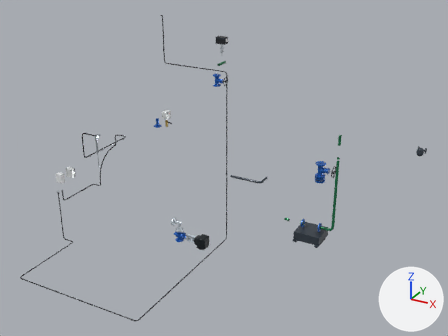
Two versions of the glTF model src/assets/ratings/1500/s4000-7.glb, one commit apart.
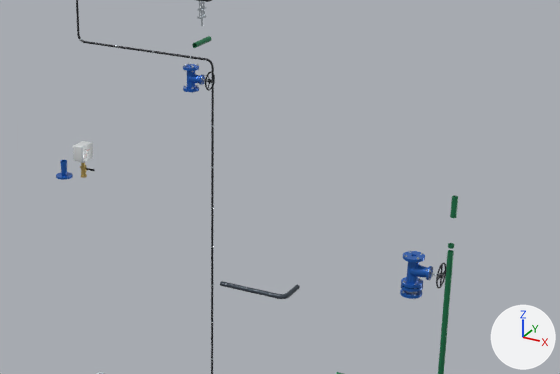
Each version appears first whole from a camera (50 mm lens) standing at (5.03, -7.22, 4.97) and looking at (0.74, 0.58, 1.07), and next in a close-up on the part from 28% to 87% of the width and 13% to 65% of the height. The axes (+X, +Y, +Z) are drawn at lower right. The lights are the same throughout. The last two pictures show the newer version. Where no turn or scale is listed for an object, it has been applied to the vertices.

Names of what the first close-up shows: 'bottom_bypass_before / dark', 'gpz_drive_cable / black', 'instrument_valve / instrument_valve_0.npz', 'mod_direct_bypass / green', 'pump_branch_2 / green', 'pump_out_valve_1 / blue' and 7 more.
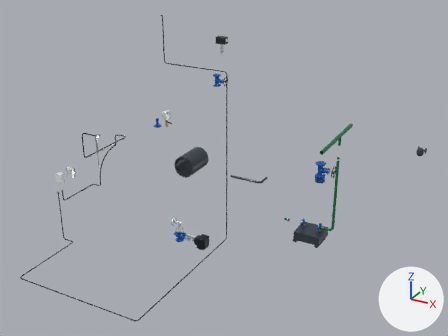
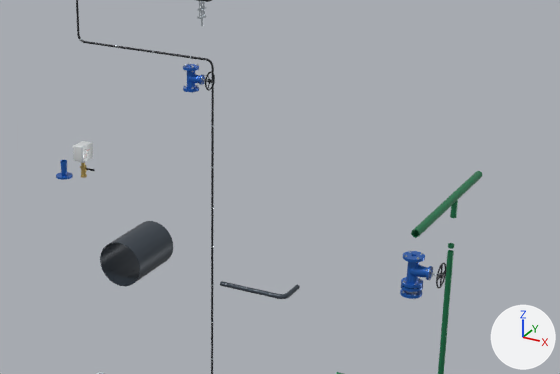
What differs and where, as boxes [x1, y1, x2, y2] in the close-ups (560 x 374 px):
'flue_spacer / dark', added: after [100, 221, 173, 286]
'pump_delivery / green', added (green): after [411, 171, 482, 238]
'mod_direct_bypass / green', deleted: before [192, 36, 212, 48]

What changed in the scene script:
```text
Add me_flue_spacer___dark:
    me_flue_spacer___dark.from_pydata(...)  # 160 vertices, 320 faces; spans x -0.178..0.178, y -0.25..0.25, z -0.178..0.178
    me_flue_spacer___dark.materials.append(mat_dark_002)  # greyish blue #3c454f
Add me_pump_delivery___green:
    me_pump_delivery___green.from_pydata(...)  # 45 vertices, 90 faces; spans x -0.028..0.028, y -0.625..0.625, z -0.028..0.028
    me_pump_delivery___green.materials.append(mat_green)  # green #217e52
Remove ob_mod_direct_bypass___green:
    ob_mod_direct_bypass___green = bpy.data.objects.new('mod_direct_bypass / green', me_mod_direct_bypass___green)
    ob_mod_direct_bypass___green.location = (0.0, 1.858, 2.361)
Add ob_flue_spacer___dark:
    ob_flue_spacer___dark = bpy.data.objects.new('flue_spacer / dark', me_flue_spacer___dark)
    ob_flue_spacer___dark.location = (0.0, 0.821, 0.93)
Add ob_pump_delivery___green:
    ob_pump_delivery___green = bpy.data.objects.new('pump_delivery / green', me_pump_delivery___green)
    ob_pump_delivery___green.location = (2.45, 0.825, 1.8)
```
